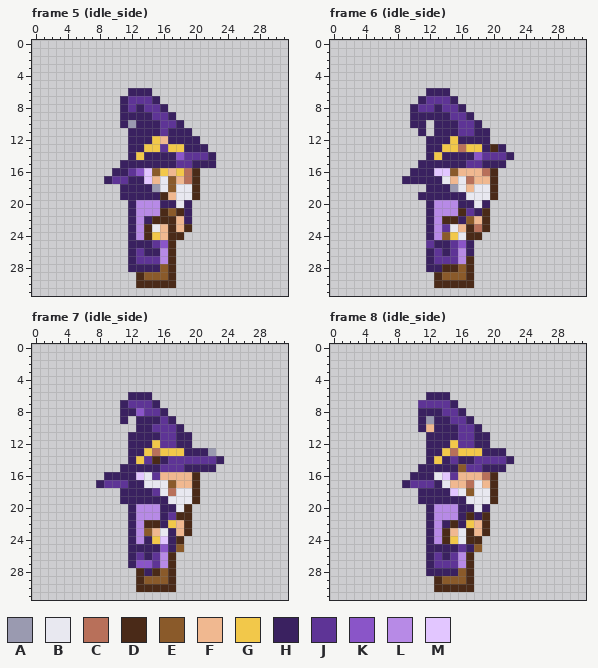
Two states of a pixel-art file, projects/007_survivors/art/wizard.aseprite. Above is the file before it was changed.
32x32 pixels, 35 frames. Shown: frame 5 (idle_side), frame 6 (idle_side), frame 7 (idle_side), frame 8 (idle_side). The commit also changed other frames, which this record leaves out.
Palette (. is transparent): A #9a9ab0  B #e8e8f0  C #b8705a  D #4a2a18  E #8a5a2a  F #f0b890  G #f2c84a  H #3a2160  J #5e3496  K #8a55c8  L #b78ae6  M #e2c6ff
Pixels before, frame 5 (idle_side), first column x 9:
 6 ...HHH........
 7 ..HJJJH.......
 8 ..HJHJJH......
 9 ..HHHHJJH.....
10 ..HAHHHJJH....
11 ...HHHHJHHH...
12 ...HHHGFHHHH..
13 ...HHGGJGGHHH.
14 ...HGHHHHKJJJH
15 ..HHHHHHHJJHHH
16 .HHJKMEGFGCD..
17 HJJHHMFBEFCD..
18 ..HHHHABEBBD..
19 ..HHHHHDFBBD..
20 ...HLLLHHBH...
21 ...HLLLDEDH...
22 ...HLHDDDFH...
23 ...HLDBFDFD...
24 ...HLDGFDD....
25 ...HHHJKD.....
26 ...HJHHLD.....
27 ...HJJJLD.....
28 ...HHHHED.....
29 ....DEEED.....
30 ....DDDDD.....
Pixels before, frame 6 (idle_side), first column x 9:
 6 ...HHH........
 7 ..HJJJH.......
 8 .HJJHJJH......
 9 .HHHHHJJH.....
10 .HH.HHHJJH....
11 ..H.HHHJJHH...
12 ...HHHGHHHH...
13 ...HHGGCGGHDH.
14 ...HGHHHHKJJJH
15 ..HHHHHHJJHHH.
16 .HHHMMEFFFCD..
17 HHHHHBFBCFFD..
18 ...HHHABFBBD..
19 ..HHHHHHBBBD..
20 ...HLLLHHBH...
21 ...HLLLDJHD...
22 ...HLDDHEFD...
23 ...HLJBFDCD...
24 ...HLEGBDD....
25 ...JHHJKH.....
26 ...HJHJLH.....
27 ...HJJJLD.....
28 ...HHDDED.....
29 ....DEEED.....
30 ....DDDDD.....
Pixels before, frame 7 (idle_side), first column x 8:
 6 ....HHH.........
 7 ...HJJJH........
 8 ...HHKJJH.......
 9 ...H.HHHJH......
10 .....HHJJJH.....
11 ....HHHHJJHH....
12 ....HHHGJJHH....
13 ....HHGCGGGHHHA.
14 ....HGJDHJJJJJJH
15 ...HHHHHJJJHHHH.
16 .HHHHMBJFFFFD...
17 HJJJHHBBBEFFD...
18 ...HHHHJBCBBD...
19 ...HHHHHHBBBD...
20 ....HLLLHHBD....
21 ....HLLLHJDD....
22 ....HLDDHGFD....
23 ....HLEFBHFD....
24 ....HLHGMHD.....
25 ....HHHHKHE.....
26 ....HJHJLD......
27 ....HKKJLD......
28 .....DHDED......
29 .....DEEED......
30 .....DDDDD......
Pixels before, frame 8 (idle_side), first column x 9:
 6 ...HHH........
 7 ..JJJJH.......
 8 ..HHHJJH......
 9 ..HAHHJJH.....
10 ..HFHHHJJH....
11 ...HHHHJJHH...
12 ...HHHGJJHH...
13 ...HHGCGGGHHH.
14 ...HGHJHHJJJJH
15 ..HHHHHEJJHHH.
16 .HHHBMJFFFCD..
17 HJJJHBFFCBFD..
18 ..HHHHMBEBBD..
19 ..HHHHHHBBBD..
20 ...HLLLHHBH...
21 ...HLLLHDHD...
22 ...HLHDHGFD...
23 ...HLDFBDFD...
24 ...HLDGBDD....
25 ...HHHHJHE....
26 ...HJHJLD.....
27 ...HJJJLD.....
28 ...HHHHED.....
29 ....DEEED.....
30 ....DDDDD.....
Once edited:
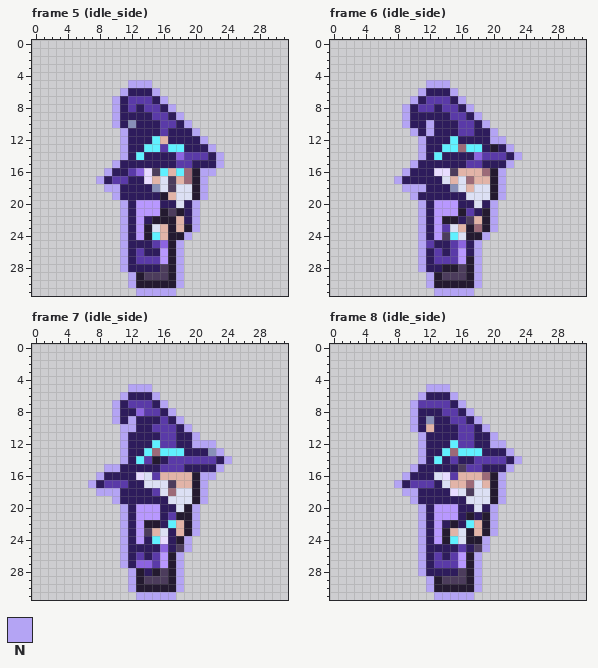
Colours new in this view: N #b4a4f4
The edit:
colour A: #9a9ab0 -> #8890b8
colour B: #e8e8f0 -> #dce0f4
colour C: #b8705a -> #9c6a78
colour D: #4a2a18 -> #241a30
colour E: #8a5a2a -> #4c3c5c
colour F: #f0b890 -> #e2b4a8
colour G: #f2c84a -> #60f0ff
colour H: #3a2160 -> #2e1c5c
colour J: #5e3496 -> #5a3aa8
colour K: #8a55c8 -> #8c64e0
colour L: #b78ae6 -> #b898ff
colour M: #e2c6ff -> #e8dcff
Frame 5 (idle_side):
y 5: x 12..14 ... -> NNN
y 6: x 11 . -> N; x 15 . -> N
y 7: x 10 . -> N; x 16 . -> N
y 8: x 10 . -> N; x 17 . -> N
y 9: x 10 . -> N; x 18 . -> N
y 10: x 10 . -> N; x 19 . -> N
y 11: x 11 . -> N; x 20 . -> N
y 12: x 11 . -> N; x 21 . -> N
y 13: x 11 . -> N; x 22 . -> N
y 14: x 11 . -> N; x 23 . -> N
y 15: x 10 . -> N; x 23 . -> N
y 16: x 9 . -> N; x 21..22 .. -> NN
y 17: x 8 . -> N; x 21 . -> N
y 18: x 9..10 .. -> NN; x 21 . -> N
y 19: x 10 . -> N; x 21 . -> N
y 20..23: x 11 . -> N; x 20 . -> N
y 24: x 11 . -> N; x 19 . -> N
y 25..28: x 11 . -> N; x 18 . -> N
y 29..30: x 12 . -> N; x 18 . -> N
y 31: x 13..17 ..... -> NNNNN
Frame 6 (idle_side):
y 5: x 12..14 ... -> NNN
y 6: x 11 . -> N; x 15 . -> N
y 7: x 10 . -> N; x 16 . -> N
y 8: x 9 . -> N; x 17 . -> N
y 9: x 9 . -> N; x 18 . -> N
y 10: x 9 . -> N; x 12 . -> N; x 19 . -> N
y 11: x 10 . -> N; x 12 . -> N; x 20 . -> N
y 12: x 11 . -> N; x 20..21 .. -> NN
y 13: x 11 . -> N; x 22 . -> N
y 14: x 11 . -> N; x 23 . -> N
y 15: x 10 . -> N; x 22 . -> N
y 16: x 9 . -> N; x 21 . -> N
y 17: x 8 . -> N; x 21 . -> N
y 18: x 9..11 ... -> NNN; x 21 . -> N
y 19: x 10 . -> N; x 21 . -> N
y 20..23: x 11 . -> N; x 20 . -> N
y 24: x 11 . -> N; x 19 . -> N
y 25..28: x 11 . -> N; x 18 . -> N
y 29..30: x 12 . -> N; x 18 . -> N
y 31: x 13..17 ..... -> NNNNN
Frame 7 (idle_side):
y 5: x 12..14 ... -> NNN
y 6: x 11 . -> N; x 15 . -> N
y 7: x 10 . -> N; x 16 . -> N
y 8: x 10 . -> N; x 17 . -> N
y 9: x 10 . -> N; x 12 . -> N; x 18 . -> N
y 10: x 11..12 .. -> NN; x 19 . -> N
y 11: x 11 . -> N; x 20 . -> N
y 12: x 11 . -> N; x 20..22 ... -> NNN
y 13: x 11 . -> N; x 23 . -> N
y 14: x 11 . -> N; x 24 . -> N
y 15: x 9..10 .. -> NN; x 23 . -> N
y 16: x 8 . -> N; x 21..22 .. -> NN
y 17: x 7 . -> N; x 21 . -> N
y 18: x 8..10 ... -> NNN; x 21 . -> N
y 19: x 10 . -> N; x 21 . -> N
y 20..23: x 11 . -> N; x 20 . -> N
y 24..25: x 11 . -> N; x 19 . -> N
y 26..27: x 11 . -> N; x 18 . -> N
y 28..30: x 12 . -> N; x 18 . -> N
y 31: x 13..17 ..... -> NNNNN
Frame 8 (idle_side):
y 5: x 12..14 ... -> NNN
y 6: x 11 . -> N; x 15 . -> N
y 7: x 10 . -> N; x 16 . -> N
y 8: x 10 . -> N; x 17 . -> N
y 9: x 10 . -> N; x 18 . -> N
y 10: x 10 . -> N; x 19 . -> N
y 11: x 11 . -> N; x 20 . -> N
y 12: x 11 . -> N; x 20..21 .. -> NN
y 13: x 11 . -> N; x 22 . -> N
y 14: x 11 . -> N; x 23 . -> N
y 15: x 10 . -> N; x 22 . -> N
y 16: x 9 . -> N; x 21 . -> N
y 17: x 8 . -> N; x 21 . -> N
y 18: x 9..10 .. -> NN; x 21 . -> N
y 19: x 10 . -> N; x 21 . -> N
y 20..23: x 11 . -> N; x 20 . -> N
y 24..25: x 11 . -> N; x 19 . -> N
y 26..28: x 11 . -> N; x 18 . -> N
y 29..30: x 12 . -> N; x 18 . -> N
y 31: x 13..17 ..... -> NNNNN
Pixel boxes of the changes (left, top, right, bottom) in both pictures:
changed: (96, 80, 224, 296)
changed: (394, 80, 522, 296)
changed: (88, 384, 232, 600)
changed: (394, 384, 522, 600)
